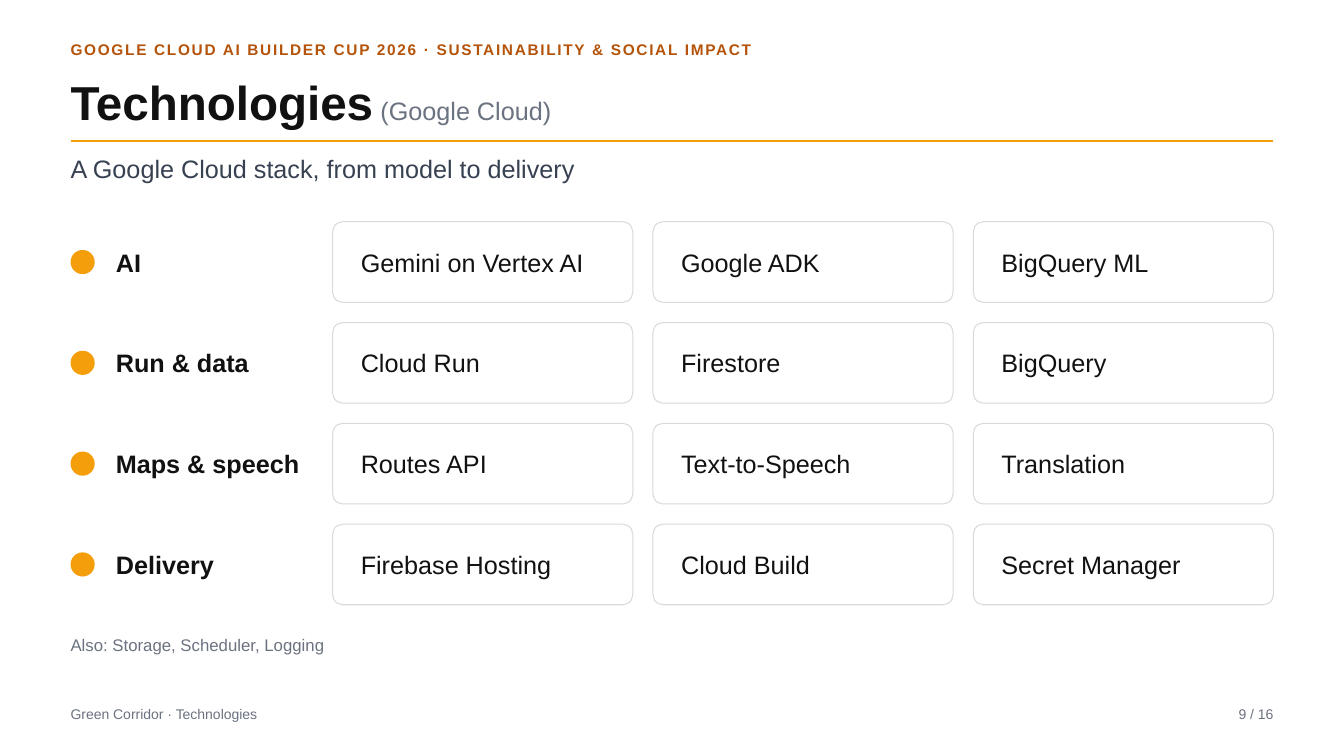
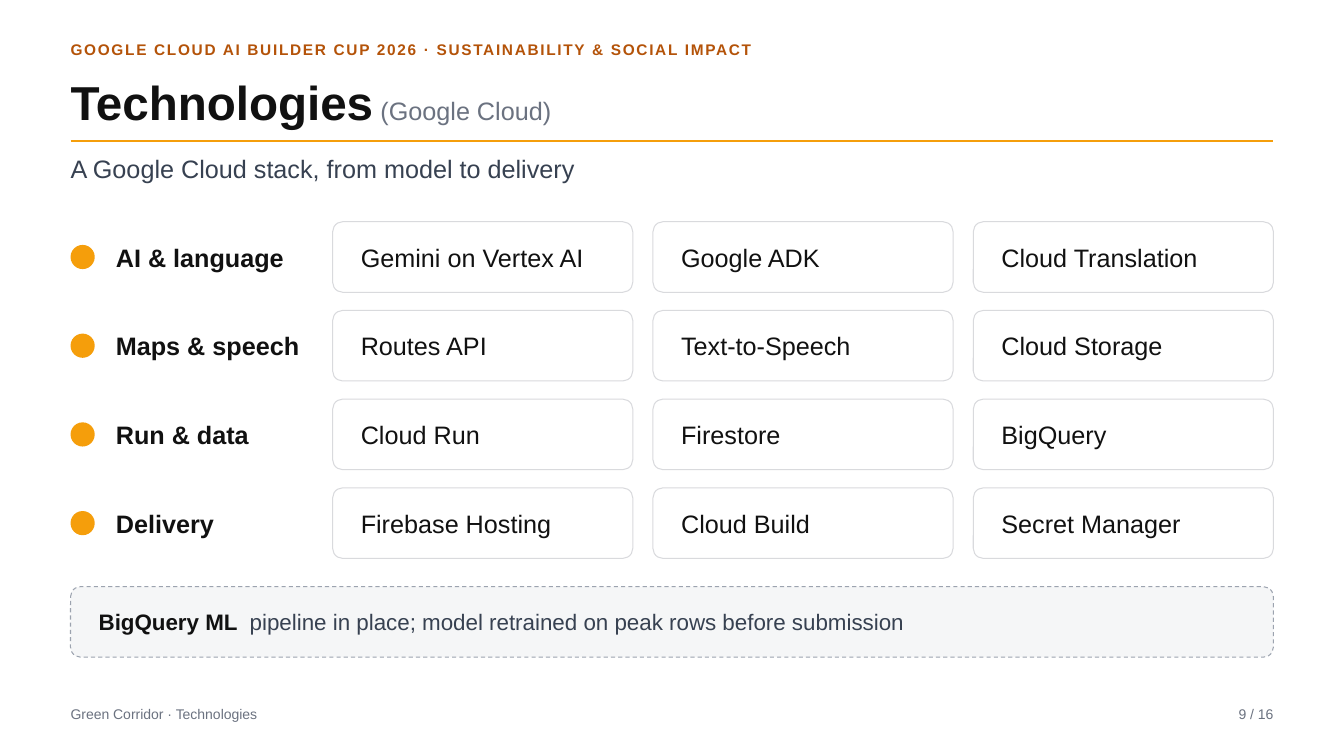
Before and after one commit to Nandish3010/ideal-disco, a slide deck: slide 9 of deck/Green-Corridor-Deck.pptx. Drawn at 1344x756 pixels with LibreOffice and Linux fonts; fonts in the diff are those of the drawing. Boxes give left, top, right and bottom in pixels: in the first picture for what was removed or moved away, otherwise in the second. Text is boxed around its words. In the diff, an @@ line names an element or a change of style, - is before the commit and + after.

```diff
--- a/deck/Green-Corridor-Deck.pptx
+++ b/deck/Green-Corridor-Deck.pptx
@@ rounded rectangle "Gemini on Vertex AI": place and size @@
-rounded rectangle "Gemini on Vertex AI" at (333, 222, 633, 302)
+rounded rectangle "Gemini on Vertex AI" at (333, 222, 633, 292)
@@ rounded rectangle "Google ADK": place and size @@
-rounded rectangle "Google ADK" at (653, 222, 954, 302)
+rounded rectangle "Google ADK" at (653, 222, 954, 292)
@@ proportions changed in 11 elements at (333, 222, 633, 292), (653, 222, 954, 292), (333, 488, 633, 559), (653, 488, 954, 559), (974, 488, 1274, 559), (333, 399, 633, 470), (653, 399, 954, 470), (974, 399, 1274, 470), (333, 311, 633, 381), (653, 311, 954, 381), (974, 222, 1274, 292) @@
@@ rounded rectangle "Cloud Translation": place and size @@
-rounded rectangle "Cloud Translation" at (974, 222, 1274, 302)
+rounded rectangle "Cloud Translation" at (974, 222, 1274, 292)
@@ ellipse: place and size @@
-ellipse at (71, 250, 95, 274)
+ellipse at (71, 245, 95, 269)
@@ text at (116, 248, 283, 272): text changed @@
-AI
+AI & language
@@ text in rounded rectangle at (1001, 248, 1198, 268): text changed @@
-BigQuery ML
+Cloud Translation
@@ text "Maps & speech": place and size @@
-text "Maps & speech" at (116, 454, 299, 479)
+text "Maps & speech" at (116, 336, 299, 361)
@@ rounded rectangle "Routes API": place and size @@
-rounded rectangle "Routes API" at (333, 423, 633, 504)
+rounded rectangle "Routes API" at (333, 311, 633, 381)
@@ rounded rectangle "Text-to-Speech": place and size @@
-rounded rectangle "Text-to-Speech" at (653, 423, 954, 504)
+rounded rectangle "Text-to-Speech" at (653, 311, 954, 381)
@@ rounded rectangle added at (974, 311, 1274, 381), fill #FFFFFF, outline #D9DADD 0.75 pt, 18 pt, text #111111 @@
+Cloud Storage
@@ ellipse: place and size @@
-ellipse at (71, 351, 95, 375)
+ellipse at (71, 334, 95, 358)
@@ text "Run & data": place and size @@
-text "Run & data" at (116, 353, 249, 373)
+text "Run & data" at (116, 425, 249, 445)
@@ rounded rectangle "Cloud Run": place and size @@
-rounded rectangle "Cloud Run" at (333, 323, 633, 403)
+rounded rectangle "Cloud Run" at (333, 399, 633, 470)
@@ rounded rectangle "Firestore": place and size @@
-rounded rectangle "Firestore" at (653, 323, 954, 403)
+rounded rectangle "Firestore" at (653, 399, 954, 470)
@@ rounded rectangle "BigQuery": place and size @@
-rounded rectangle "BigQuery" at (974, 323, 1274, 403)
+rounded rectangle "BigQuery" at (974, 399, 1274, 470)
@@ ellipse: place and size @@
-ellipse at (71, 452, 95, 476)
+ellipse at (71, 422, 95, 447)
@@ rounded rectangle removed at (974, 423, 1274, 504) @@
-Translation
@@ text "Delivery": place and size @@
-text "Delivery" at (116, 555, 214, 580)
+text "Delivery" at (116, 514, 214, 538)
@@ rounded rectangle "Firebase Hosting": place and size @@
-rounded rectangle "Firebase Hosting" at (333, 524, 633, 605)
+rounded rectangle "Firebase Hosting" at (333, 488, 633, 559)
@@ rounded rectangle "Cloud Build": place and size @@
-rounded rectangle "Cloud Build" at (653, 524, 954, 605)
+rounded rectangle "Cloud Build" at (653, 488, 954, 559)
@@ rounded rectangle "Secret Manager": place and size @@
-rounded rectangle "Secret Manager" at (974, 524, 1274, 605)
+rounded rectangle "Secret Manager" at (974, 488, 1274, 559)
@@ ellipse: place and size @@
-ellipse at (71, 553, 95, 577)
+ellipse at (71, 511, 95, 535)
@@ rounded rectangle "BigQuery ML pipeline in place; ...": place and size @@
-rounded rectangle "BigQuery ML pipeline in place; ..." at (71, 639, 324, 655)
+rounded rectangle "BigQuery ML pipeline in place; ..." at (71, 587, 1273, 657)
@@ rounded rectangle "BigQuery ML pipeline in place; ..." at (71, 587, 1273, 657): vertical alignment top to middle; fill none to #F5F6F7; outline none to #9CA3AF 0.75 pt dashed @@
@@ text in rounded rectangle at (99, 613, 904, 635): text changed; size 12 to 16 pt; text colour #6B7280 to #374151 @@
-Also: Storage, Scheduler, Logging
+BigQuery ML pipeline in place; model retrained on peak rows before submission
```
Also in this commit, not shown: 9 other slides changed, 5 other files.
